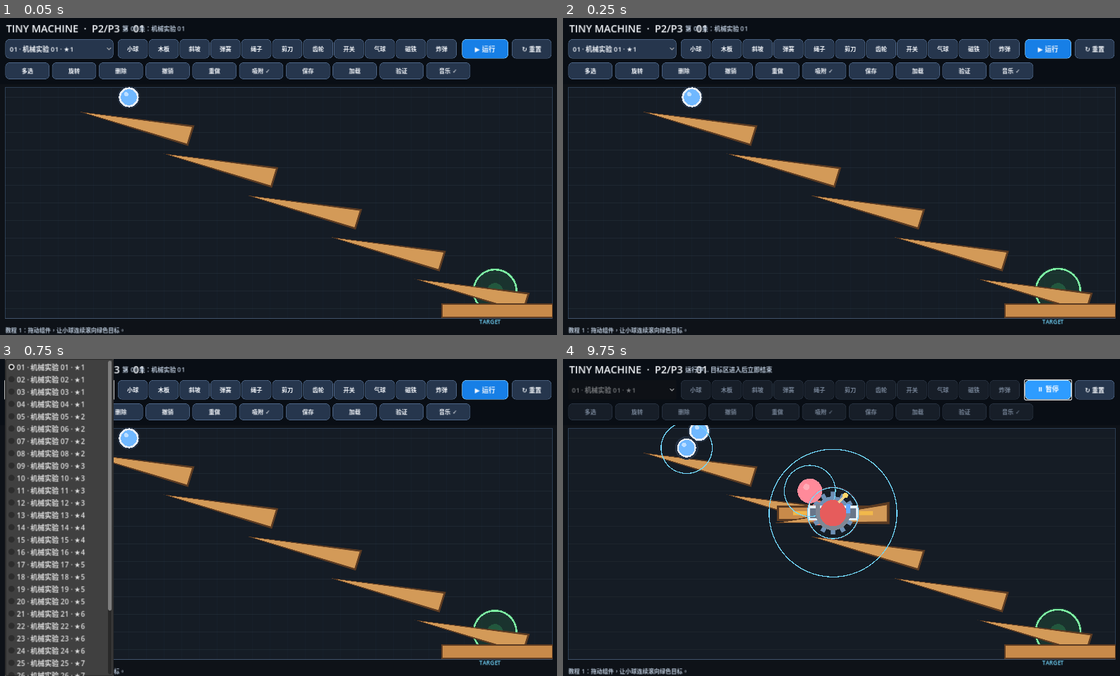
Above: before the commit, frames 1-4 (two rows, left to right).
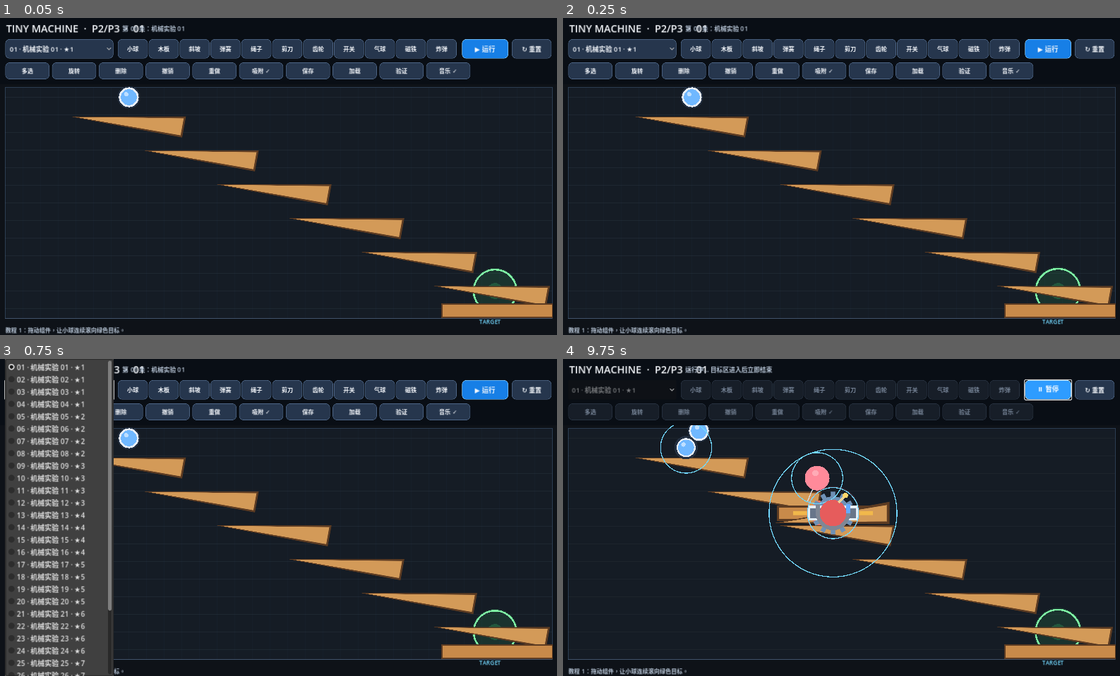
Above: after the commit, the same moments.

Repository: passwall787-del/tiny-machine
Game: Godot game, scene res://main.tscn
Same seed, same stepped clock (60 frames per second), same inputs: the game is played once before the commit and once after it.
Inputs:
- Up to frame 1 (0.05 s): no input
- Up to frame 2 (0.25 s): no input
- Up to frame 3 (0.75 s): click "01 · 机械实验 01 · ★1" at 0.5 s
- Up to frame 4 (9.75 s): click "小球" at 1.25 s; click "木板" at 2 s; click "斜坡" at 2.75 s; click "弹簧" at 3.5 s; click "绳子" at 4.25 s; click "剪刀" at 5 s; click "齿轮" at 5.75 s; click "开关" at 6.5 s; click "气球" at 7.25 s; click "磁铁" at 8 s; click "炸弹" at 8.75 s; click "▶ 运行" at 9.5 s

The runs differ from the first frame. In frame 1, 5.1% of the frame differs, in the area x 13-99%, y 29-90%; in frame 2, 5.1%; in frame 3, 5.0%; in frame 4, 5.0%.

Commit message:
fix: tune the generated ramp chain toward the target

Diff:
--- a/level_data.gd
+++ b/level_data.gd
@@ -32,15 +32,13 @@
 func generate_pattern() -> void:
     pieces.clear()
     pieces.append({"type":"ball","x":300.0,"y":180.0,"r":0.0})
-    var count: int = 5
+    var count: int = 6
     for i in range(count):
-        pieces.append({"type":"slope","x":320.0 + i * 190.0,"y":230.0 + i * 95.0,"r":0.30})
+        pieces.append({"type":"slope","x":300.0 + i * 165.0,"y":225.0 + i * 77.0,"r":0.18})
     pieces.append({"type":"board","x":1135.0,"y":665.0,"r":0.0})
     match pattern:
-        "step":
-            pieces.append({"type":"board","x":690.0,"y":650.0,"r":0.0})
-        "spring":
-            pieces.append({"type":"spring","x":760.0,"y":620.0,"r":0.0})
+        "step": pieces.append({"type":"board","x":690.0,"y":650.0,"r":0.0})
+        "spring": pieces.append({"type":"spring","x":760.0,"y":620.0,"r":0.0})
         "switch":
             pieces.append({"type":"switch","x":680.0,"y":640.0,"r":0.0})
             pieces.append({"type":"spring","x":840.0,"y":640.0,"r":0.0})
@@ -51,12 +49,9 @@
         "rope":
             pieces.append({"type":"rope","x":430.0,"y":625.0,"r":0.0})
             pieces.append({"type":"scissors","x":560.0,"y":625.0,"r":0.0})
-        "air":
-            pieces.append({"type":"balloon","x":1020.0,"y":300.0,"r":0.0})
-        "magnet":
-            pieces.append({"type":"magnet","x":1020.0,"y":640.0,"r":0.0})
-        "bomb":
-            pieces.append({"type":"bomb","x":980.0,"y":640.0,"r":0.0})
+        "air": pieces.append({"type":"balloon","x":1020.0,"y":300.0,"r":0.0})
+        "magnet": pieces.append({"type":"magnet","x":1020.0,"y":640.0,"r":0.0})
+        "bomb": pieces.append({"type":"bomb","x":980.0,"y":640.0,"r":0.0})
         "combo":
             pieces.append({"type":"switch","x":680.0,"y":640.0,"r":0.0})
             pieces.append({"type":"gear","x":900.0,"y":640.0,"r":0.0})
